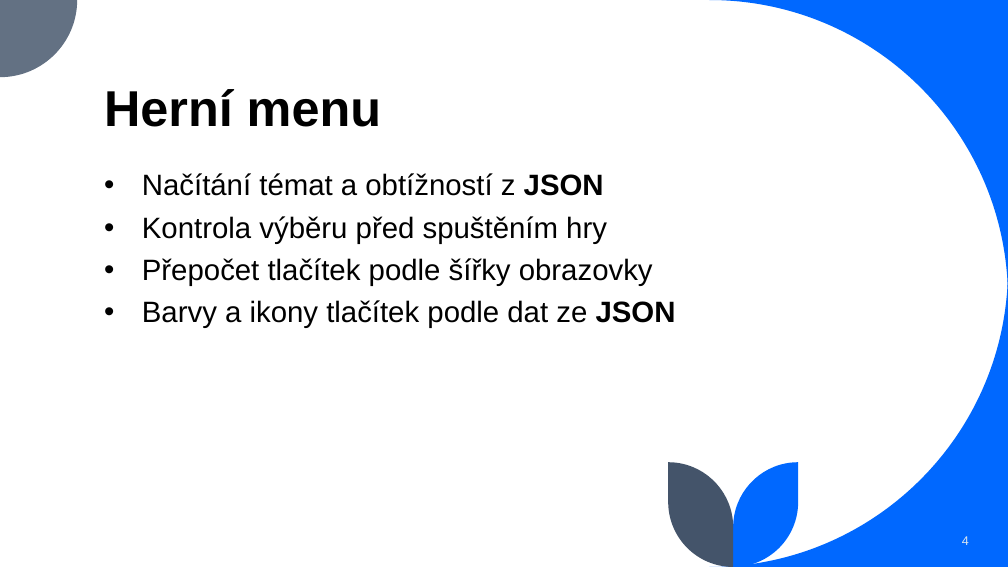
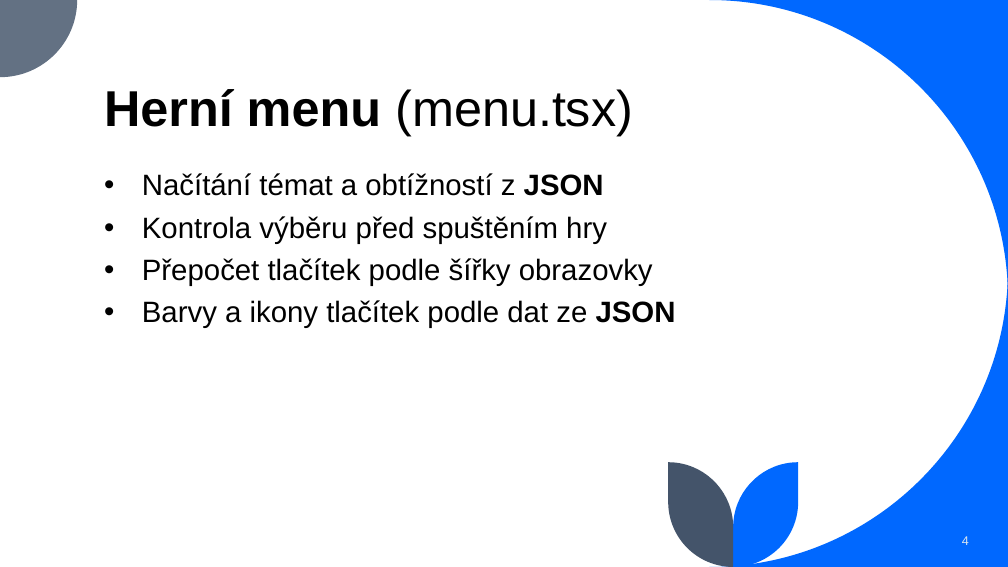
Before and after one commit to rejsek/sibenice_mobilni_hra, a slide deck: slide 4 of docs/sibenice.pptx. Drawn at 1008x567 pixels with LibreOffice and Linux fonts; fonts in the diff are those of the drawing. Boxes give left, top, right and bottom in pixels: in the first picture for what was removed or moved away, otherwise in the second. Text is boxed around its words. In the diff, an @@ line names an element or a change of style, - is before the commit and + after.

```diff
--- a/docs/sibenice.pptx
+++ b/docs/sibenice.pptx
@@ title at <box>104,89,633,136</box>: text changed; bold off @@
-Herní menu
+Herní menu (menu.tsx)
```
Also in this commit, not shown: 6 other slides changed, 1 other file.
